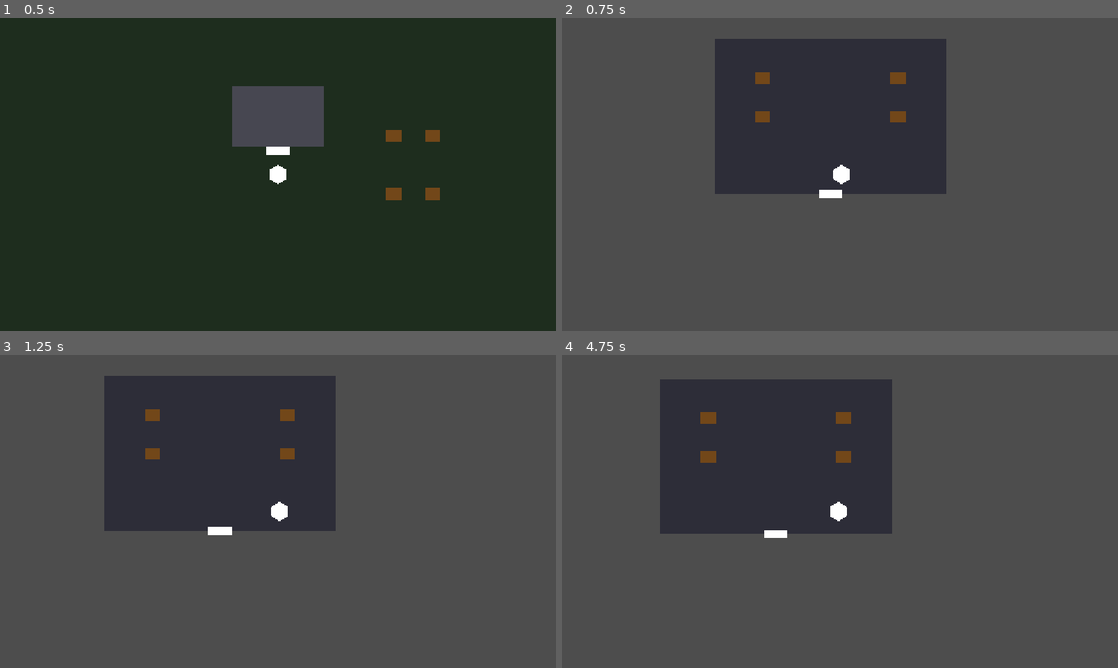
Above: before the commit, frames 1-4 (two rows, left to right).
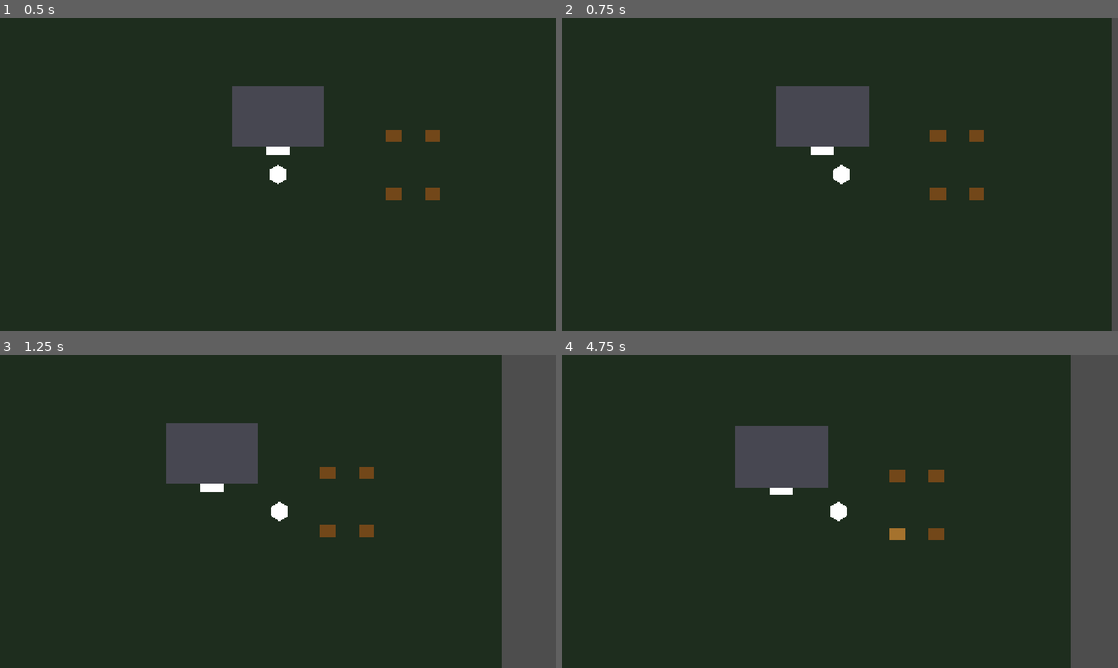
Above: after the commit, the same moments.

Repository: salexume94-pixel/Scripts
Game: Godot game, scene res://scenes/World.tscn
The game is run twice, just before and just after one commit, with the same random seed, the same clock (stepped at 60 frames per second) and the same inputs.
Inputs:
- Up to frame 1 (0.5 s): no input
- Up to frame 2 (0.75 s): tap Enter at 0.5 s; hold Right (ui_right) from 0.53 s (still down); tap E at 0.6 s
- Up to frame 3 (1.25 s): keep holding Right (ui_right)
- Up to frame 4 (4.75 s): release Right (ui_right) at 1.28 s; hold Down (ui_down) 1.28-2 s; tap I at 1.35, 2.75, 3.6, 4.25 s; click "Test Damage (-25 HP)" at 2 s; hold Right (ui_right) 2.78-3.53 s; tap E at 2.85, 4.35 s; tap Enter at 3.5 s; hold Up (ui_up) 3.53-4.28 s; hold Left (ui_left) from 4.28 s (still down)

Frame 1 is identical in both runs. In frame 2, 99% of the frame differs, in the area x 0-99%, y 0-100%; in frame 3, 90%; in frame 4, 91%.

Commit message:
Make Doors physically block walking through the doorway

Diff:
--- a/world/Door.tscn
+++ b/world/Door.tscn
@@ -5,8 +5,11 @@
 [sub_resource type="RectangleShape2D" id="RectangleShape2D_door"]
 size = Vector2(48, 32)
 
-[node name="Door" type="Area2D"]
+[node name="Door" type="StaticBody2D"]
 script = ExtResource("1_door")
 
 [node name="DoorVisual" type="Polygon2D" parent="."]
 polygon = PackedVector2Array(-24, -8, 24, -8, 24, 8, -24, 8)
+
+[node name="DoorCollision" type="CollisionShape2D" parent="."]
+shape = SubResource("RectangleShape2D_door")
